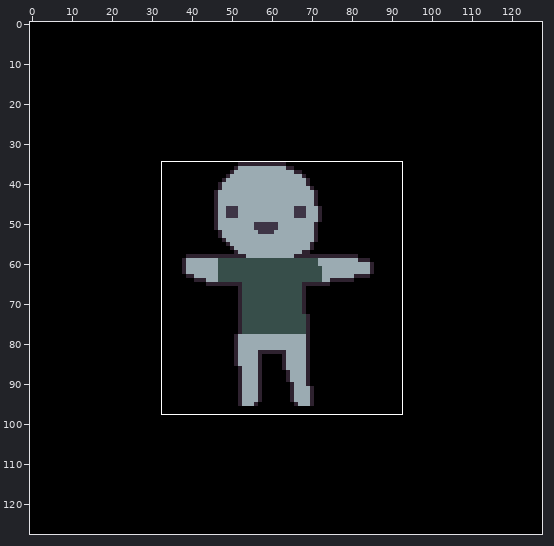
Pixel-art file, stored at data/imgs/animations/customer_0.ase. The picture above shows the old version from afar; the outline marks the close-up.
Close-up. The starting point:
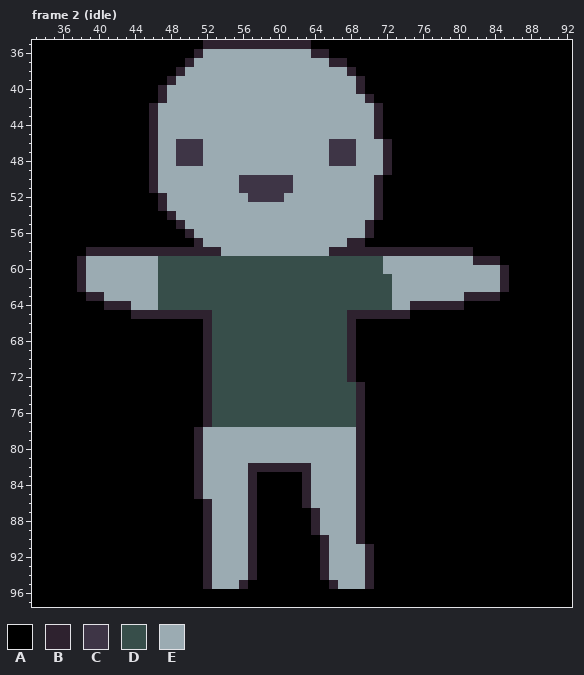
128x128 pixels, 2 frames. Shown: frame 2 (idle): x 33..92, y 35..97. The commit also changed other frames or places, which this record leaves out.
Visible layers, top first: "Layer 3", "Layer 2", "Background".
Palette (. is transparent): A #000000  B #2e222f  C #3e3546  D #374e4a  E #9babb2
Pixels before, frame 2 (idle) (only the part around the change), first column x 33:
35 AAAAAAAAAAAAAAAAAAABBBBBBBBBBBBAAAAAAAAAAAAAAAAAAAAAAAAAAAAA
36 AAAAAAAAAAAAAAAAAABEEEEEEEEEEEEBBAAAAAAAAAAAAAAAAAAAAAAAAAAA
37 AAAAAAAAAAAAAAAAABEEEEEEEEEEEEEEEBBAAAAAAAAAAAAAAAAAAAAAAAAA
38 AAAAAAAAAAAAAAAABEEEEEEEEEEEEEEEEEEBAAAAAAAAAAAAAAAAAAAAAAAA
39 AAAAAAAAAAAAAAABEEEEEEEEEEEEEEEEEEEEBAAAAAAAAAAAAAAAAAAAAAAA
40 AAAAAAAAAAAAAABEEEEEEEEEEEEEEEEEEEEEBAAAAAAAAAAAAAAAAAAAAAAA
41 AAAAAAAAAAAAAABEEEEEEEEEEEEEEEEEEEEEEBAAAAAAAAAAAAAAAAAAAAAA
42 AAAAAAAAAAAAABEEEEEEEEEEEEEEEEEEEEEEEEBAAAAAAAAAAAAAAAAAAAAA
43 AAAAAAAAAAAAABEEEEEEEEEEEEEEEEEEEEEEEEBAAAAAAAAAAAAAAAAAAAAA
44 AAAAAAAAAAAAABEEEEEEEEEEEEEEEEEEEEEEEEBAAAAAAAAAAAAAAAAAAAAA
45 AAAAAAAAAAAAABEEEEEEEEEEEEEEEEEEEEEEEEBAAAAAAAAAAAAAAAAAAAAA
46 AAAAAAAAAAAAABEECCCEEEEEEEEEEEEEECCCEEEBAAAAAAAAAAAAAAAAAAAA
47 AAAAAAAAAAAAABEECCCEEEEEEEEEEEEEECCCEEEBAAAAAAAAAAAAAAAAAAAA
48 AAAAAAAAAAAAABEECCCEEEEEEEEEEEEEECCCEEEBAAAAAAAAAAAAAAAAAAAA
49 AAAAAAAAAAAAABEEEEEEEEEEEEEEEEEEEEEEEEEBAAAAAAAAAAAAAAAAAAAA
50 AAAAAAAAAAAAABEEEEEEEEECCCCCCEEEEEEEEEBAAAAAAAAAAAAAAAAAAAAA
51 AAAAAAAAAAAAABEEEEEEEEECCCCCCEEEEEEEEEBAAAAAAAAAAAAAAAAAAAAA
52 AAAAAAAAAAAAAABEEEEEEEEECCCCEEEEEEEEEEBAAAAAAAAAAAAAAAAAAAAA
53 AAAAAAAAAAAAAABEEEEEEEEEEEEEEEEEEEEEEEBAAAAAAAAAAAAAAAAAAAAA
54 AAAAAAAAAAAAAAABEEEEEEEEEEEEEEEEEEEEEEBAAAAAAAAAAAAAAAAAAAAA
55 AAAAAAAAAAAAAAAABEEEEEEEEEEEEEEEEEEEEBAAAAAAAAAAAAAAAAAAAAAA
56 AAAAAAAAAAAAAAAAABEEEEEEEEEEEEEEEEEEEBAAAAAAAAAAAAAAAAAAAAAA
57 AAAAAAAAAAAAAAAAAABEEEEEEEEEEEEEEEEBBAAAAAAAAAAAAAAAAAAAAAAA
58 AAAAAABBBBBBBBBBBBBBBEEEEEEEEEEEEBBBBBBBBBBBBBBBBAAAAAAAAAAA
59 AAAAABEEEEEEEEDDDDDDDDDDDDDDDDDDDDDDDDDEEEEEEEEEEBBBAAAAAAAA
60 AAAAABEEEEEEEEDDDDDDDDDDDDDDDDDDDDDDDDDEEEEEEEEEEEEEBAAAAAAA
61 AAAAABEEEEEEEEDDDDDDDDDDDDDDDDDDDDDDDDDDEEEEEEEEEEEEBAAAAAAA
62 AAAAABEEEEEEEEDDDDDDDDDDDDDDDDDDDDDDDDDDEEEEEEEEEEEEBAAAAAAA
63 AAAAAABBEEEEEEDDDDDDDDDDDDDDDDDDDDDDDDDDEEEEEEEEBBBBAAAAAAAA
64 AAAAAAAABBBEEEDDDDDDDDDDDDDDDDDDDDDDDDDDEEBBBBBBAAAAAAAAAAAA
65 AAAAAAAAAAABBBBBBBBBDDDDDDDDDDDDDDDBBBBBBBAAAAAAAAAAAAAAAAAA
66 AAAAAAAAAAAAAAAAAAABDDDDDDDDDDDDDDDBAAAAAAAAAAAAAAAAAAAAAAAA
67 AAAAAAAAAAAAAAAAAAABDDDDDDDDDDDDDDDBAAAAAAAAAAAAAAAAAAAAAAAA
68 AAAAAAAAAAAAAAAAAAABDDDDDDDDDDDDDDDBAAAAAAAAAAAAAAAAAAAAAAAA
69 AAAAAAAAAAAAAAAAAAABDDDDDDDDDDDDDDDBAAAAAAAAAAAAAAAAAAAAAAAA
70 AAAAAAAAAAAAAAAAAAABDDDDDDDDDDDDDDDBAAAAAAAAAAAAAAAAAAAAAAAA
71 AAAAAAAAAAAAAAAAAAABDDDDDDDDDDDDDDDBAAAAAAAAAAAAAAAAAAAAAAAA
72 AAAAAAAAAAAAAAAAAAABDDDDDDDDDDDDDDDBAAAAAAAAAAAAAAAAAAAAAAAA
73 AAAAAAAAAAAAAAAAAAABDDDDDDDDDDDDDDDDBAAAAAAAAAAAAAAAAAAAAAAA
74 AAAAAAAAAAAAAAAAAAABDDDDDDDDDDDDDDDDBAAAAAAAAAAAAAAAAAAAAAAA
75 AAAAAAAAAAAAAAAAAAABDDDDDDDDDDDDDDDDBAAAAAAAAAAAAAAAAAAAAAAA
76 AAAAAAAAAAAAAAAAAAABDDDDDDDDDDDDDDDDBAAAAAAAAAAAAAAAAAAAAAAA
77 AAAAAAAAAAAAAAAAAAABDDDDDDDDDDDDDDDDBAAAAAAAAAAAAAAAAAAAAAAA
78 AAAAAAAAAAAAAAAAAABEEEEEEEEEEEEEEEEEBAAAAAAAAAAAAAAAAAAAAAAA
79 AAAAAAAAAAAAAAAAAABEEEEEEEEEEEEEEEEEBAAAAAAAAAAAAAAAAAAAAAAA
80 AAAAAAAAAAAAAAAAAABEEEEEEEEEEEEEEEEEBAAAAAAAAAAAAAAAAAAAAAAA
81 AAAAAAAAAAAAAAAAAABEEEEEEEEEEEEEEEEEBAAAAAAAAAAAAAAAAAAAAAAA
82 AAAAAAAAAAAAAAAAAABEEEEEBBBBBBBEEEEEBAAAAAAAAAAAAAAAAAAAAAAA
83 AAAAAAAAAAAAAAAAAABEEEEEBAAAAABEEEEEBAAAAAAAAAAAAAAAAAAAAAAA
84 AAAAAAAAAAAAAAAAAABEEEEEBAAAAABEEEEEBAAAAAAAAAAAAAAAAAAAAAAA
85 AAAAAAAAAAAAAAAAAABEEEEEBAAAAABEEEEEBAAAAAAAAAAAAAAAAAAAAAAA
86 AAAAAAAAAAAAAAAAAAABEEEEBAAAAABEEEEEBAAAAAAAAAAAAAAAAAAAAAAA
87 AAAAAAAAAAAAAAAAAAABEEEEBAAAAAABEEEEBAAAAAAAAAAAAAAAAAAAAAAA
88 AAAAAAAAAAAAAAAAAAABEEEEBAAAAAABEEEEBAAAAAAAAAAAAAAAAAAAAAAA
89 AAAAAAAAAAAAAAAAAAABEEEEBAAAAAABEEEEBAAAAAAAAAAAAAAAAAAAAAAA
90 AAAAAAAAAAAAAAAAAAABEEEEBAAAAAAABEEEBAAAAAAAAAAAAAAAAAAAAAAA
91 AAAAAAAAAAAAAAAAAAABEEEEBAAAAAAABEEEEBAAAAAAAAAAAAAAAAAAAAAA
92 AAAAAAAAAAAAAAAAAAABEEEEBAAAAAAABEEEEBAAAAAAAAAAAAAAAAAAAAAA
93 AAAAAAAAAAAAAAAAAAABEEEEBAAAAAAABEEEEBAAAAAAAAAAAAAAAAAAAAAA
94 AAAAAAAAAAAAAAAAAAABEEEEBAAAAAAABEEEEBAAAAAAAAAAAAAAAAAAAAAA
95 AAAAAAAAAAAAAAAAAAABEEEBAAAAAAAAABEEEBAAAAAAAAAAAAAAAAAAAAAA
96 AAAAAAAAAAAAAAAAAAAAAAAAAAAAAAAAAAAAAAAAAAAAAAAAAAAAAAAAAAAA
97 AAAAAAAAAAAAAAAAAAAAAAAAAAAAAAAAAAAAAAAAAAAAAAAAAAAAAAAAAAAA
After the commit:
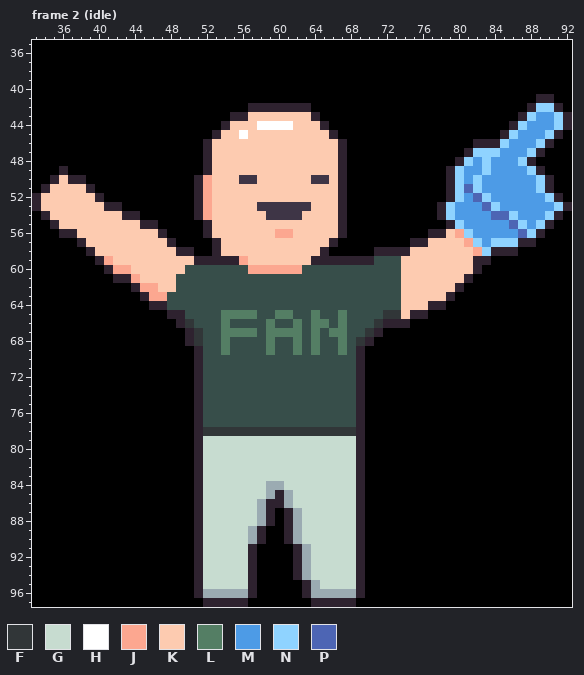
Colours new in this view: F #313638  G #c7dcd0  H #ffffff  J #fca790  K #fdcbb0  L #547e64  M #4d9be6  N #8fd3ff  P #4d65b4
Edits made:
layer "Layer 4" added
layer "Layer 5" added
Changed rows in their new state; - is an unchanged pixel.
Frame 2 (idle), layers "Layer 5", "Layer 4", "Layer 2":
first column x 33:
35 -------------------AAAAAAAAAAAA-----------------------------
36 ------------------AAAAAAAAAAAAAAA---------------------------
37 -----------------AAAAAAAAAAAAAAAAAA-------------------------
38 ----------------AAAAAAAAAAAAAAAAAAAA------------------------
39 ---------------AAAAAAAAAAAAAAAAAAAAAA-----------------------
40 --------------AAAAAAAAAAAAAAAAAAAAAAA-----------------------
41 --------------AAAAAAAAAAAAAAAAAAAAAAAA------------------BB--
42 -------------AAAAAAAAAAABBBBBBBAAAAAAAA----------------BNNB-
43 -------------AAAAAAAAABBKKKKKKKBAAAAAAA---------------BNMMNB
44 -------------AAAAAAAABKKKHHHHKKKBAAAAAA--------------BNMMMNB
45 -------------AAAAAAABKKHKKKKKKKKKBAAAAA-------------BNMMMNB-
46 -------------AAAAAABKKKKKKKKKKKKKKBAAAAA---------BBBNMMMNB--
47 -------------AAAAAABKKKKKKKKKKKKKKBAAAAA--------BNNNMMMNB---
48 -------------AAAAAABKKKKKKKKKKKKKKBAAAAA-------BNMNMMMNB----
49 ---B---------AAAAAABKKKKKKKKKKKKKKBAAAAA------BNMMNMMMMNB---
50 --BKBB-------AAAAABJKKK--KKKKKKCCKBAAAA-------BNMNMMMMMMNB--
51 -BKKKKB------AAAAABJKKKKKKKKKKKKKKBAAAA-------BNPNMMMMMMNB--
52 BKKKKKKB------AAAABJKKKKKKKKKKKKKKBAAAA-------BNMPNMMMMMMNB-
53 BKKKKKKKBB----AAAABJKKKKKCCCCCCKKKBAAAA------BNMMMPNMMMMMMNB
54 -BKKKKKKKKBB---AAABJKKKKKKCCCCKKKKBAAAA------BNMMMMPPNMMMNB-
55 --BKKKKKKKKKBB--AAABKKKKKKKKKKKKKKBAAA--------BNMMMMMPNMNB--
56 ---BBKKKKKKKKKB--AABKKKKKKKJJKKKKKBAAA------BBKJNMMMMMPNB---
57 -----BKKKKKKKKKB--AABKKKKKKKKKKKKBAAA-----BBKKKKJNMNNNBB----
58 -------KKKKKKKKK--AA-KKKKKKKKKKKBAAAAA----KKKKKKKJNBBB------
59 -----AABJKKKKKKKKKBBBBBJKKKKKKKBBBBBBB-DDKKKKKKKK--A--------
60 -----AAABJJKKKKKK-------JJJJJJ---------DDKKKKKKKKBAAA-------
61 -----AAAABBJKKKK------------------------DKKKKKKKBAAAA-------
62 -----AAAAAABJJKK------------------------DKKKKKKBAAAAA-------
63 ------AAAAAABJJ-------------------------DKKKKKBAAAAA--------
64 --------AAAAABB-------------------------DKKK--AA------------
65 -----------AAAA--DDD-LLLL--LL--L--LDDDDFFKBB----------------
66 ----------------BFDD-L----L--L-LL-LDDDFBBB------------------
67 -----------------BFD-LLLL-LLLL-L-LLDDFB---------------------
68 -----------------BFD-L----L--L-L--LDFB----------------------
69 ------------------BD-L----L--L-L--LDB-----------------------
70 ------------------BD---------------DB-----------------------
71 ------------------BD---------------DB-----------------------
72 ------------------BD---------------DB-----------------------
73 ------------------BD----------------------------------------
74 ------------------BD----------------------------------------
75 ------------------BD----------------------------------------
76 ------------------BD----------------------------------------
77 ------------------BD----------------------------------------
78 -------------------FFFFFFFFFFFFFFFFF------------------------
79 -------------------GGGGGGGGGGGGGGGGG------------------------
80 -------------------GGGGGGGGGGGGGGGGG------------------------
81 -------------------GGGGGGGGGGGGGGGGG------------------------
82 -------------------GGGGGGGGGGGGGGGGG------------------------
83 -------------------GGGGGGGGGGGGGGGGG------------------------
84 -------------------GGGGGGGEEGGGGGGGG------------------------
85 -------------------GGGGGGGEBEGGGGGGG------------------------
86 ------------------BGGGGGGEBBEGGGGGGG------------------------
87 ------------------BGGGGGGEB-BEGGGGGG------------------------
88 ------------------BGGGGGGEB-BEGGGGGG------------------------
89 ------------------BGGGGGEB--BEGGGGGG------------------------
90 ------------------BGGGGGEB--BEGGGGGG------------------------
91 ------------------BGGGGG-----BEGGGGGBA----------------------
92 ------------------BGGGGG-----BEGGGGGBA----------------------
93 ------------------BGGGGG-----BEGGGGGBA----------------------
94 ------------------BGGGGG-----BEGGGGGBA----------------------
95 ------------------BGGGGGB-----BEGGGGBA----------------------
96 ------------------BEEEEEB-----BEEEEEB-----------------------
97 -------------------BBBBB-------BBBBB------------------------
Changed places in both close-ups, as pixel boxes (x1, y1, x2, y2):
changed: (32, 40, 572, 607)
